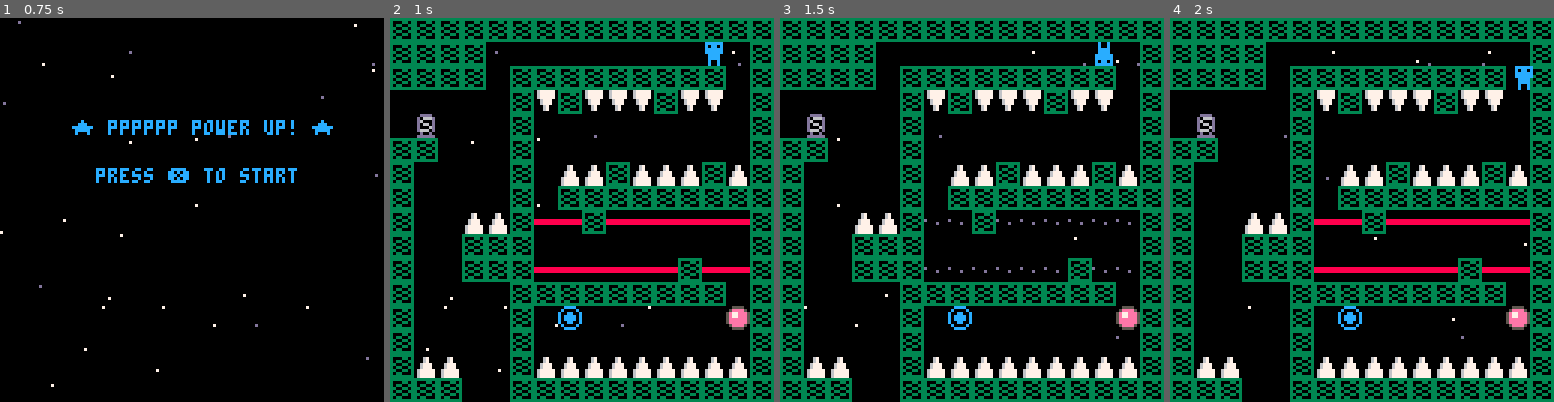
Above: before the commit, frames 1-4 (left to right).
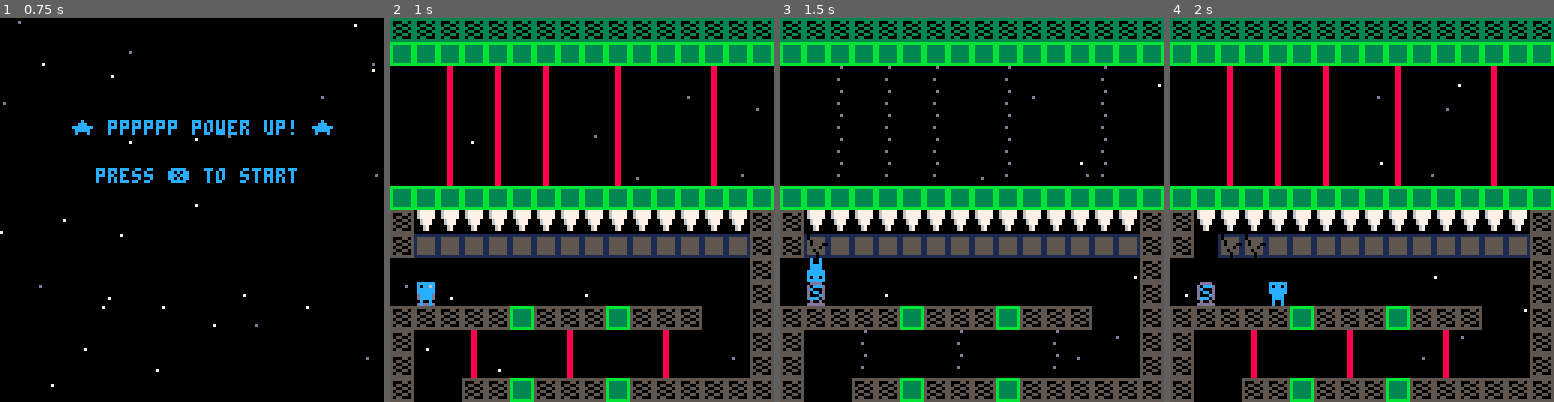
Above: after the commit, the same moments.

Repository: MokonaNico/PICO8_PPPPPP
Game: PICO-8 cartridge pppppp.p8
Two runs of this game, one before a commit and one after it. Both use one fixed random seed, a clock stepped at 60 frames per second and the inputs below.
Inputs:
- Up to frame 1 (0.75 s): tap X (X key) at 0.33 s
- Up to frame 2 (1 s): no input
- Up to frame 3 (1.5 s): tap X (X key) at 1.07 s
- Up to frame 4 (2 s): hold Right from 1.6 s (still down); tap X (X key) at 1.85 s

Frame 1 is identical in both runs. In frame 2, 51% of the frame differs, in the area x 0-100%, y 6-100%; in frame 3, 48%; in frame 4, 51%.

Commit message:
some level design

Diff:
--- a/pppppp.p8
+++ b/pppppp.p8
@@ -64,8 +64,8 @@
 -->8
 --player
 gravity=2
-sx=77
-sy=1
+sx=33
+sy=43
 spawn_coord={x=sx*8,y=sy*8}
 
 function create_player()
@@ -575,7 +575,7 @@
 0000000102020202040009010101222200000001000000000000110000002020000000010000000000000000000000000000000100000000000040000000800000000000000000000000000000000000000000000000000000000000000000000000000000000000000000000000000000000000000000000000000000000000
 0000000000000000000000000000000000000000000000000000000000000000000000000000000000000000000000000000000000000000000000000000000000000000000000000000000000000000000000000000000000000000000000000000000000000000000000000000000000000000000000000000000000000000
 __map__
-0303030303030303030303030303030303030303030303030303030303030303030303030303030303030303030303030303030303030303030303030303030313131313131313131313131313131313130303030303030303030303030303030303030303030303030303030303030303030303030303030303030303030303
+0303030303030303030303030303030303030303030303030303030303030303030303033303333333333333333303030303030303030303030303030303030313131313131313131313131313131313130303030303030303030303030303030303030303030303030303030303030303030303030303030303030303030303
 033232323234272727272727272727030300000000000005050000000000000303050505050505050505050505050503030305050505050f0f0505030305050313131313000000000000000000000013130000000000000000000000000000000000000000000000000000000000000000000000000000000000000000000003
 033232323425000000000000000000000000000000000000000000000000000303000000000000000000000000000003030300000000000f0f0000000000000313131313001313131313131313130013130000000000000000000000000000000000000000000000000000000000000000000000000000000000000000000003
 033232342500000000000000000000000008000000000000000000000000000000000000000000000000000000000000000000000000000f0f0000000000000000000000001305130505051305050013130000000000000000000000000000000000000000000000000000000000000000000000000000000000000000000003
Not shown, changed: 44 lines of the sprite sheet (__gfx__) section of pppppp.p8
